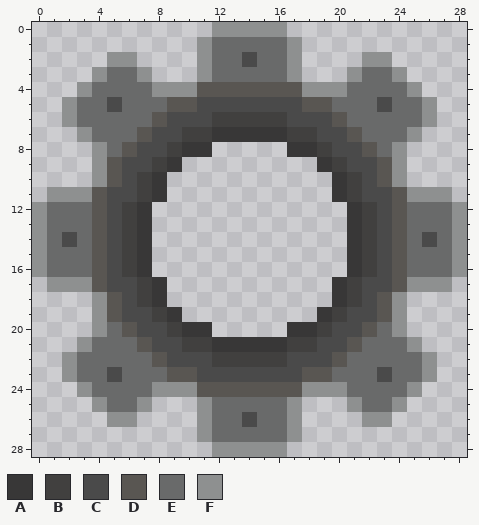
Pixel-art file: ADHD/Assets/Sprites/Buttons and labels/GearButton.aseprite. Above: the version before the commit.
29x29 pixels, 1 frame. Colours within 5 levels of each other are drawn and written as one.
Palette (. is transparent): A #383737  B #41403f  C #4a4a4a  D #595652  E #696a6a  F #8e9090
Now the later version:
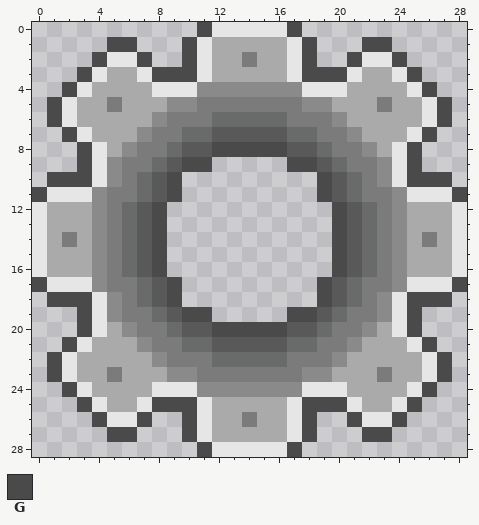
Colours new in this view: G #4a4a4a
Difference:
colour A: #383737 -> #595959
colour B: #41403f -> #696a6a
colour C: #4a4a4a -> #7b7b7b
colour D: #595652 -> #8a8a8a
colour E: #696a6a -> #aaaaaa
colour F: #8e9090 -> #e6e6e6
y 0: x 11 . -> G; x 17 . -> G
y 1: x 5..6 .. -> GG; x 10 . -> G; x 18 . -> G; x 22..23 .. -> GG
y 2: x 4 . -> G; x 7 . -> G; x 10 . -> G; x 18 . -> G; x 21 . -> G; x 24 . -> G
y 3: x 3 . -> G; x 8..10 ... -> GGG; x 18..20 ... -> GGG; x 25 . -> G
y 4: x 2 . -> G; x 26 . -> G
y 5..6: x 1 . -> G; x 27 . -> G
y 7: x 2 . -> G; x 26 . -> G
y 8: x 3 . -> G; x 12..16 ..... -> GGGGG; x 25 . -> G
y 9: x 3 . -> G; x 10..11 .. -> GG; x 17..18 .. -> GG; x 25 . -> G
y 10: x 1..3 ... -> GGG; x 9 . -> G; x 19 . -> G; x 25..27 ... -> GGG
y 11: x 0 . -> G; x 9 . -> G; x 19 . -> G; x 28 . -> G
y 12..16: x 8 . -> G; x 20 . -> G
y 17: x 0 . -> G; x 9 . -> G; x 19 . -> G; x 28 . -> G
y 18: x 1..3 ... -> GGG; x 9 . -> G; x 19 . -> G; x 25..27 ... -> GGG
y 19: x 3 . -> G; x 10..11 .. -> GG; x 17..18 .. -> GG; x 25 . -> G
y 20: x 3 . -> G; x 12..16 ..... -> GGGGG; x 25 . -> G
y 21: x 2 . -> G; x 26 . -> G
y 22..23: x 1 . -> G; x 27 . -> G
y 24: x 2 . -> G; x 26 . -> G
y 25: x 3 . -> G; x 8..10 ... -> GGG; x 18..20 ... -> GGG; x 25 . -> G
y 26: x 4 . -> G; x 7 . -> G; x 10 . -> G; x 18 . -> G; x 21 . -> G; x 24 . -> G
y 27: x 5..6 .. -> GG; x 10 . -> G; x 18 . -> G; x 22..23 .. -> GG
y 28: x 11 . -> G; x 17 . -> G
Where, in picture pixels (left, top, right, bottom), the same in both pictures:
changed: (32, 22, 467, 457)
